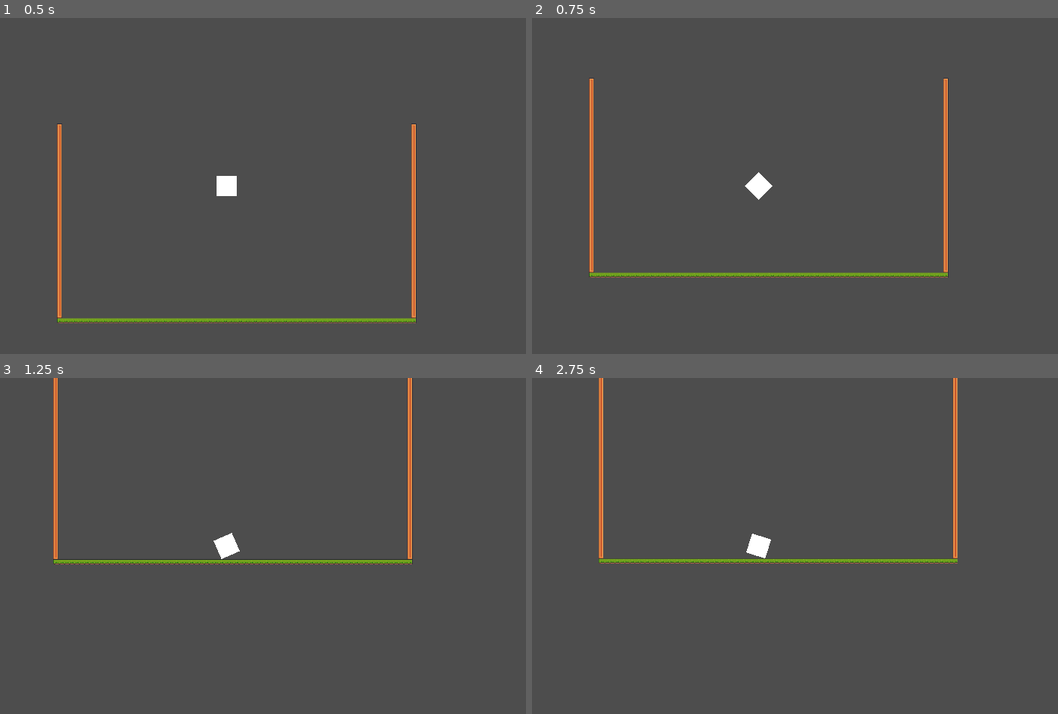
Above: before the commit, frames 1-4 (two rows, left to right).
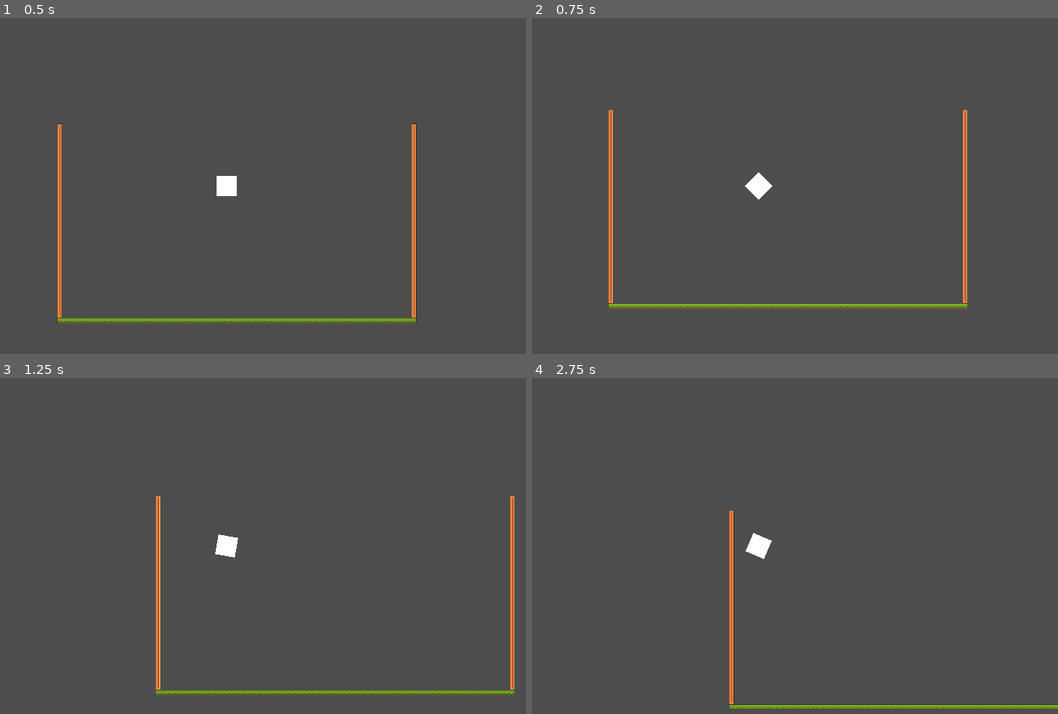
Above: after the commit, the same moments.

Repository: More-Than-Many/2d-platformer-geometry-game
Game: Godot game, scene res://test-level/test-level.tscn
Two runs of this game, one before a commit and one after it. Both use one fixed random seed, a clock stepped at 60 frames per second and the inputs below.
Inputs (mouse positions are in pixels of both pictures, inside the frame that each line leads up to):
- Up to frame 1 (0.5 s): no input
- Up to frame 2 (0.75 s): move the mouse to (889, 169) at 0.52 s; hold D (right) from 0.53 s (still down); tap Space (jump, bound only after the commit) at 0.6 s
- Up to frame 3 (1.25 s): keep holding D (right); tap Space (jump, bound only after the commit) at 0.77, 1.07 s
- Up to frame 4 (2.75 s): move the mouse to (637, 562) at 1.27 s; release D (right) at 1.28 s; hold A (left) 1.28-2.03 s; tap Space (jump, bound only after the commit) at 1.35, 1.52, 1.82, 2.1 s; move the mouse to (816, 472) at 2.02 s; hold D (right) from 2.03 s (still down)

Frame 1 is identical in both runs. In frame 2, 4.1% of the frame differs, in the area x 10-83%, y 17-87%; in frame 3, 4.2%, in the area x 10-98%, y 0-95%; in frame 4, 3.4%.

Commit message:
Jumpimg (but not working properly yet)

Diff:
--- a/project.godot
+++ b/project.godot
@@ -33,3 +33,8 @@
 "events": [Object(InputEventKey,"resource_local_to_scene":false,"resource_name":"","device":-1,"window_id":0,"alt_press …(192 unchanged characters)…
 ]
 }
+jump={
+"deadzone": 0.2,
+"events": [null, Object(InputEventKey,"resource_local_to_scene":false,"resource_name":"","device":-1,"window_id":0,"alt_pressed":false,"shift_pressed":false,"ctrl_pressed":false,"meta_pressed":false,"pressed":false,"keycode":0,"physical_keycode":32,"key_label":0,"unicode":32,"location":0,"echo":false,"script":null)
+]
+}
--- a/test-player/test-player.tscn
+++ b/test-player/test-player.tscn
@@ -7,9 +7,10 @@
 
 [sub_resource type="CanvasTexture" id="CanvasTexture_tmtbt"]
 
-[node name="TestPlayer" type="RigidBody2D"]
+[node name="TestPlayer" type="RigidBody2D" node_paths=PackedStringArray("CornerHolder")]
 mass = 0.25
 script = ExtResource("1_d7e6n")
+CornerHolder = NodePath("CornerHolder")
 
 [node name="CollisionShape2D" type="CollisionShape2D" parent="."]
 shape = SubResource("RectangleShape2D_d7e6n")
@@ -21,3 +22,17 @@
 texture = SubResource("CanvasTexture_tmtbt")
 
 [node name="Camera2D" type="Camera2D" parent="."]
+
+[node name="CornerHolder" type="Node" parent="."]
+
+[node name="BottomLeft" type="Node2D" parent="CornerHolder"]
+position = Vector2(-32, 32)
+
+[node name="BottomRight" type="Node2D" parent="CornerHolder"]
+position = Vector2(32, 32)
+
+[node name="TopLeft" type="Node2D" parent="CornerHolder"]
+position = Vector2(-32, -32)
+
+[node name="TopRight" type="Node2D" parent="CornerHolder"]
+position = Vector2(32, -32)
--- a/test-player/test_player.gd
+++ b/test-player/test_player.gd
@@ -1,13 +1,20 @@
 extends RigidBody2D
 
 @export var base_torque_force := 12000.0
+@export var jump_height := 600.0
+
+@export var CornerHolder : Node
+
+var corners = []
 
 var input_direction : float
 
 var current_torque_force : float
 
 func _ready():
-	pass
+	for child in CornerHolder.get_children():
+		if child is Node2D:
+			corners.append(child)
 
 func _physics_process(_delta: float) -> void:
 	input_direction = Input.get_axis("left", "right")
@@ -15,4 +22,20 @@
 
 	apply_torque(current_torque_force)
 
+	if Input.is_action_just_pressed("jump"):
+		jump()
+
 	angular_velocity = clamp(angular_velocity, -PI, PI)
+
+func jump() -> void:
+	var highest_corner = corners[0]
+	for corner in corners:
+		if corner.global_position.y < highest_corner.global_position.y:
+			highest_corner = corner
+
+	jump_towards(highest_corner.global_position)
+	print(highest_corner.position)
+
+func jump_towards(point):
+	var direction_to_point = (point - self.global_position).normalized()
+	linear_velocity = direction_to_point * jump_height
